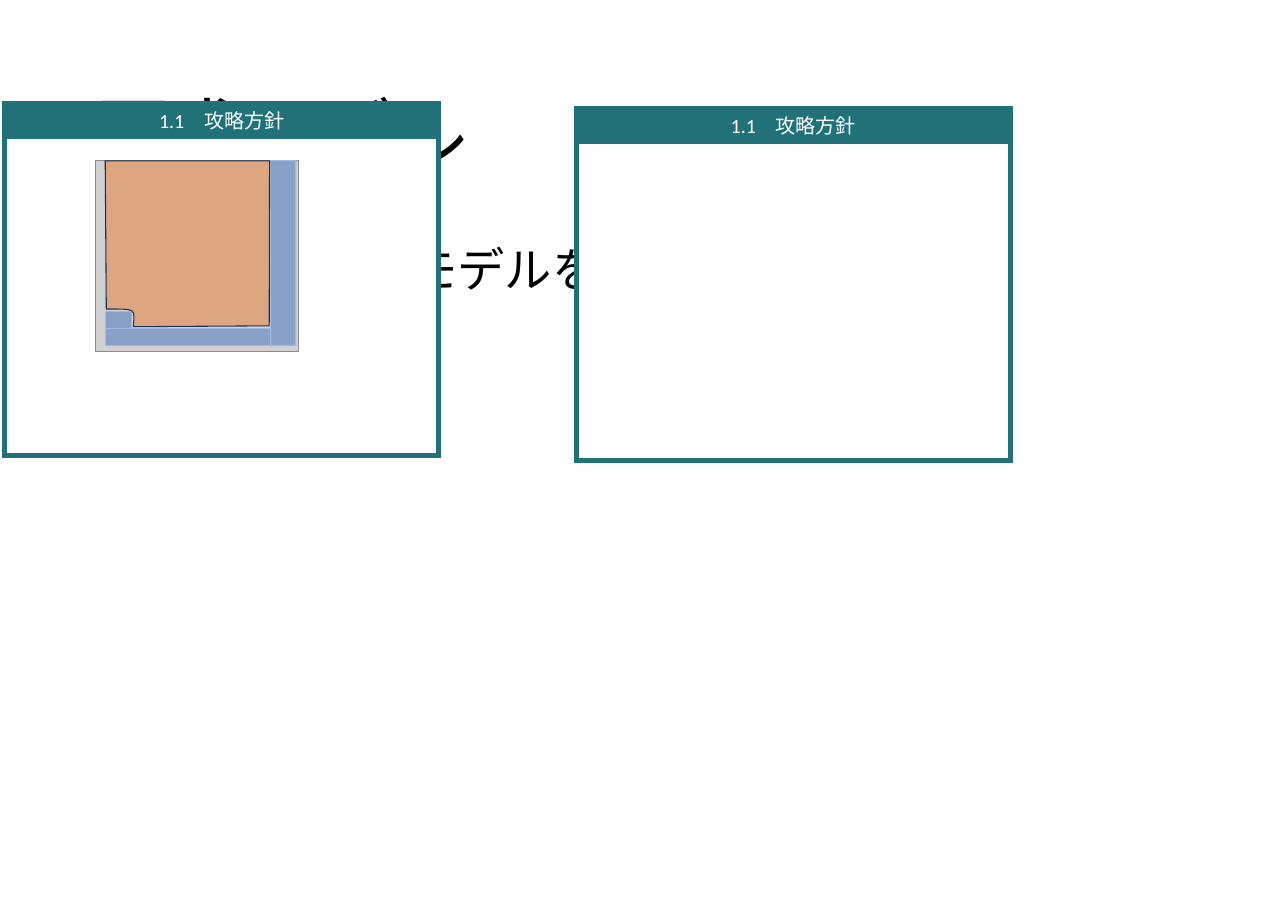
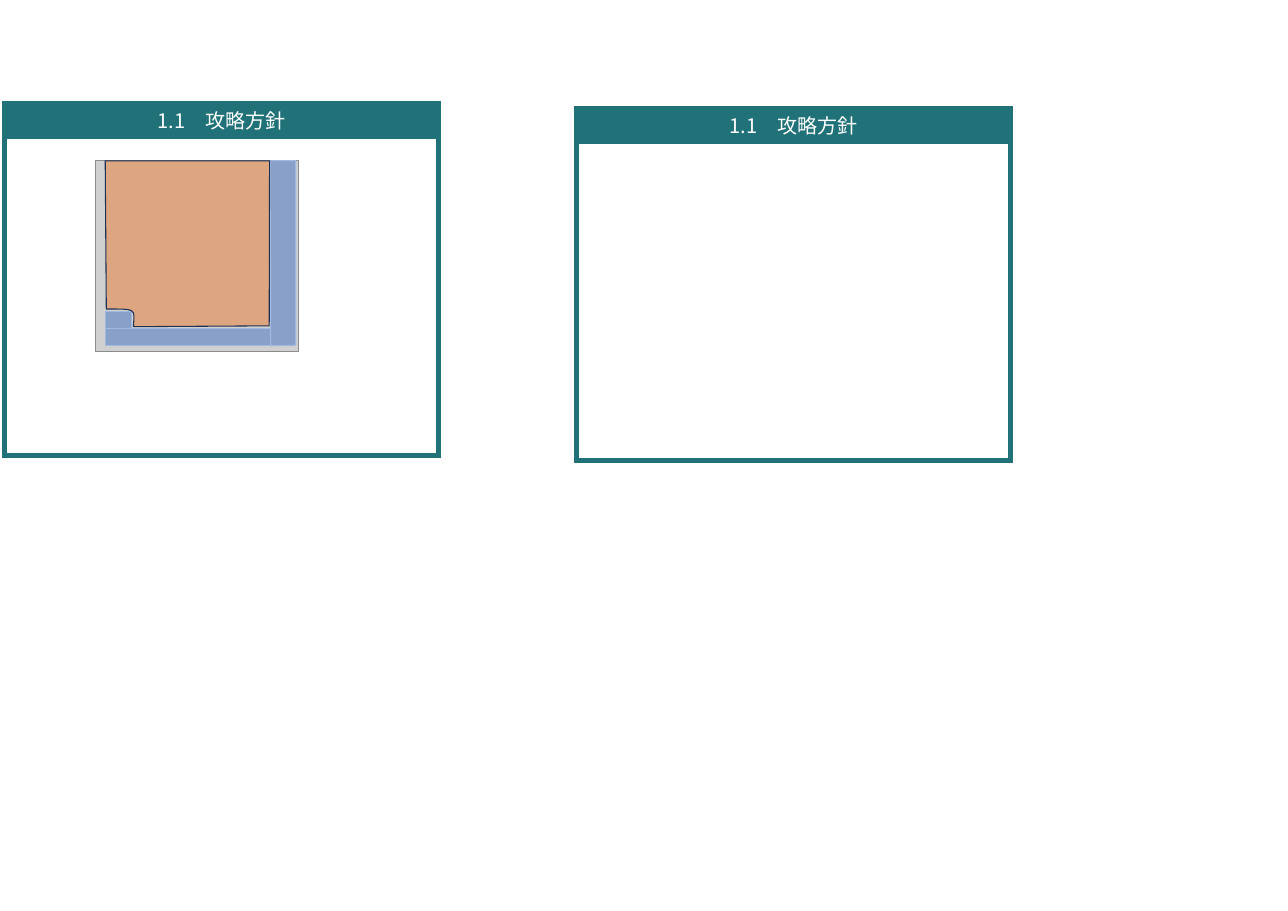
Before and after one commit to Black2856/etrobo2023, a slide deck: slide 2 of 設計/モデルろぼ魂.exe.pptx. Drawn at 1288x911 pixels with LibreOffice and Linux fonts; fonts in the diff are those of the drawing; grey boxes stand for pictures; background and template pictures are left out. Boxes give left, top, right and bottom in pixels: in the first picture for what was removed or moved away, otherwise in the second. Text is boxed around its words. In the diff, an @@ line names an element or a change of style, - is before the commit and + after.

```diff
--- a/設計/モデルろぼ魂.exe.pptx
+++ b/設計/モデルろぼ魂.exe.pptx
@@ rectangle "1.1 攻略方針" at (5, 104, 439, 137): font Calibri to Noto Sans CJK JP @@
@@ title removed at (96, 97, 467, 178) @@
-要求モデル
@@ text removed at (159, 111, 284, 130) @@
-1.1 攻略方針
@@ text removed at (419, 109, 856, 135) @@
-1.2 開発方針
@@ rectangle "1.1 攻略方針" at (577, 108, 1011, 142): font Calibri to Noto Sans CJK JP @@
@@ text removed at (127, 238, 694, 298) @@
-• ここに要求のモデルを書く
```
Also in this commit, not shown: 1 other slide changed, 4 slides added, 4 slides removed, 1 other file.
